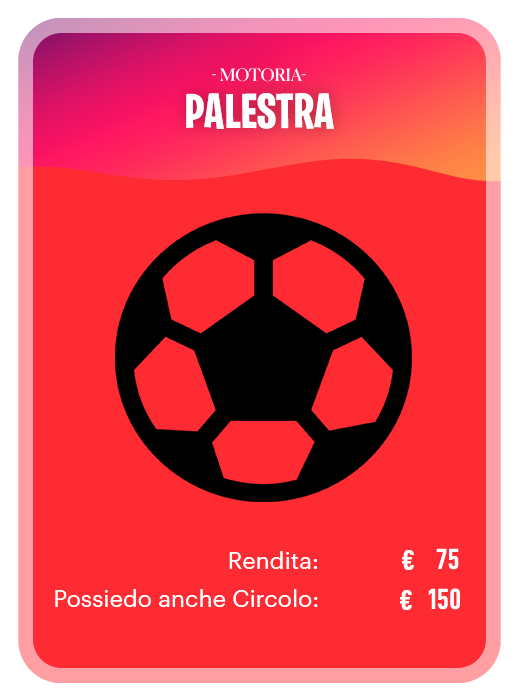
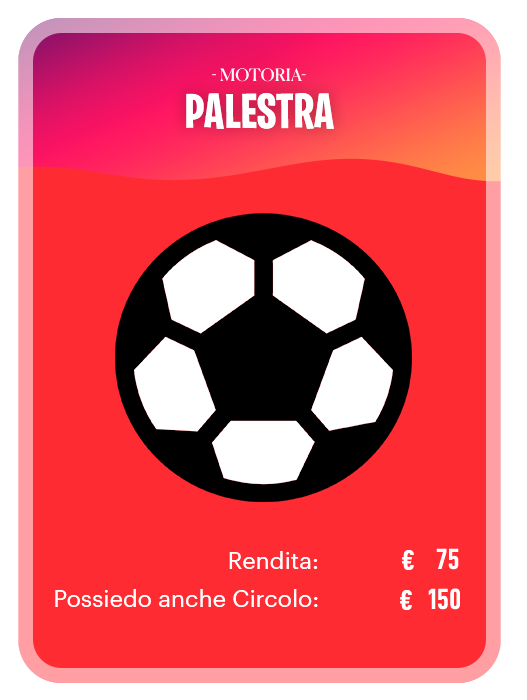
Before/after of a w=527, h=700 layered artwork. What changed in the layer stack:
painted on "pallone pazzoide tette culo!" over bbox(134, 240, 393, 485)
